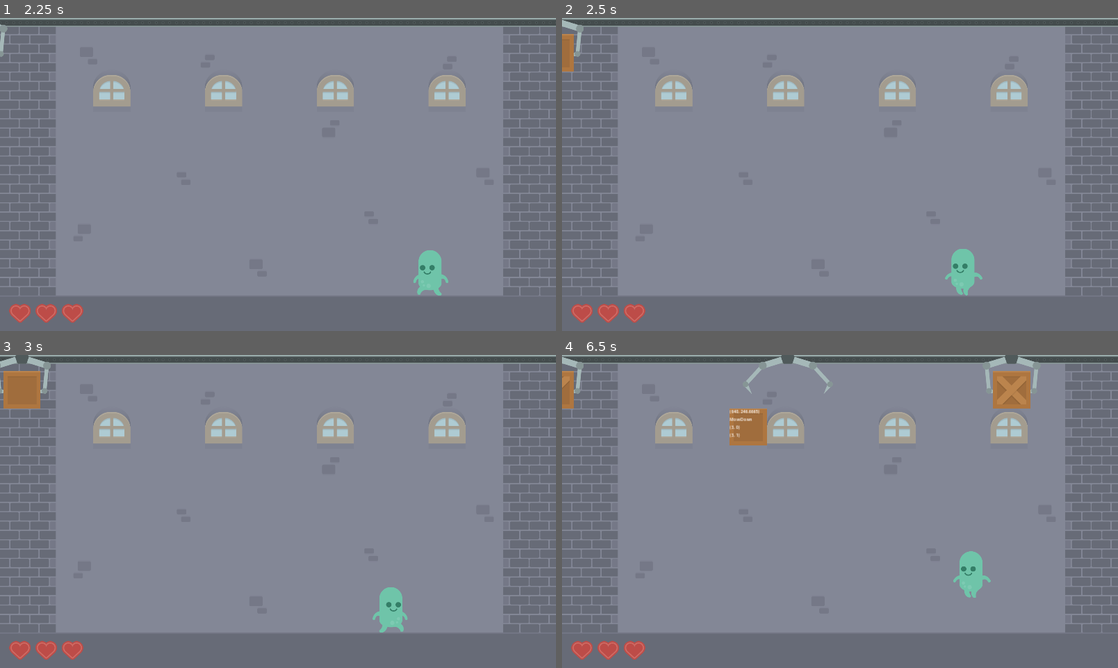
Above: before the commit, frames 1-4 (two rows, left to right).
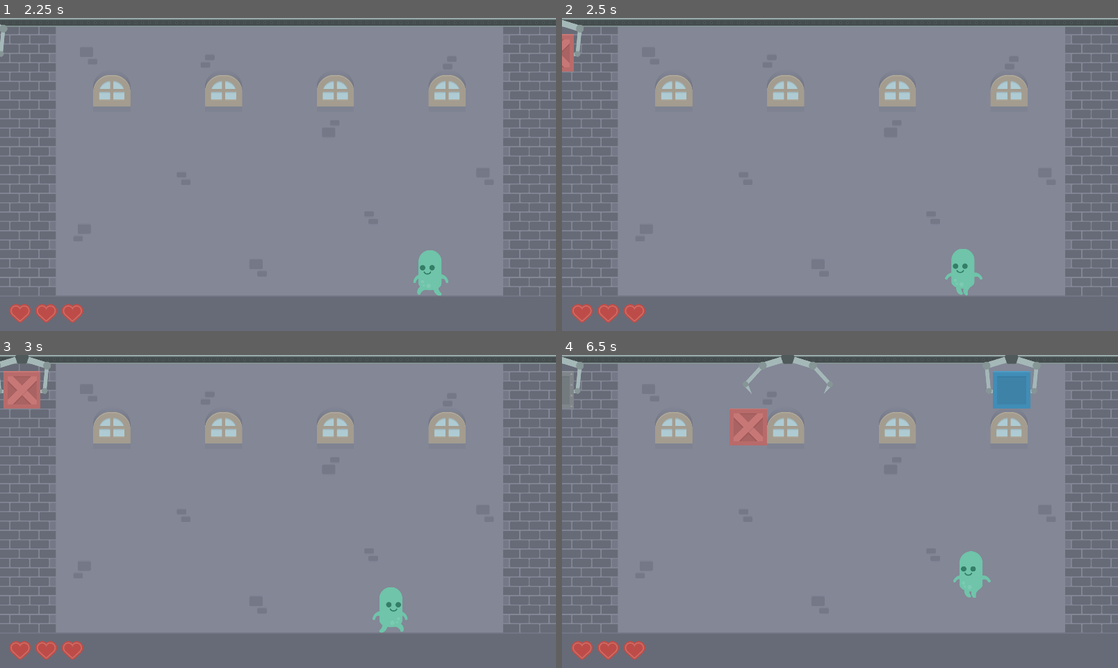
Above: after the commit, the same moments.

Repository: staskozin/stack-attack
Game: Godot game, scene res://scenes/main.tscn
Two runs of this game, one before a commit and one after it. Both use one fixed random seed, a clock stepped at 60 frames per second and the inputs below.
Inputs:
- Up to frame 1 (2.25 s): tap Enter at 0.5 s; hold D (input_right) 0.53-2.03 s; tap W (input_up) at 0.77, 1.52 s; hold A (input_left) from 2.03 s (still down)
- Up to frame 2 (2.5 s): keep holding A (input_left)
- Up to frame 3 (3 s): release A (input_left) at 2.78 s; hold D (input_right) from 2.78 s (still down)
- Up to frame 4 (6.5 s): tap W (input_up) at 3.02, 3.77, 4.52, 6.02 s; release D (input_right) at 4.28 s; hold A (input_left) 4.28-5.03 s; hold D (input_right) 5.03-5.78 s; hold A (input_left) from 5.78 s (still down)

Frame 1 is identical in both runs. In frame 2, 0.3% of the frame differs, in the area x 0-3%, y 5-18%; in frame 3, 0.8%; in frame 4, 1.9%, in the area x 0-85%, y 5-29%.

Commit message:
Ящики теперь разноцветные

Diff:
--- a/scenes/box.tscn
+++ b/scenes/box.tscn
@@ -1,7 +1,7 @@
 [gd_scene load_steps=13 format=3 uid="uid://bblfjdph65yk4"]
 
 [ext_resource type="Script" path="res://scripts/box.gd" id="1_k8qtc"]
-[ext_resource type="Texture2D" uid="uid://dxwa4ppv4o5qt" path="res://assets/box1.png" id="2_pnetw"]
+[ext_resource type="Texture2D" uid="uid://m7q2qhtig51t" path="res://assets/box/brown0.png" id="2_6qm8d"]
 [ext_resource type="Script" path="res://scripts/states/state_machine.gd" id="3_p0ddi"]
 [ext_resource type="Script" path="res://scripts/states/box/idle.gd" id="4_oeou6"]
 [ext_resource type="Script" path="res://scripts/states/box/move_down.gd" id="5_xmb8s"]
@@ -26,7 +26,7 @@
 script = ExtResource("1_k8qtc")
 
 [node name="Texture" type="Sprite2D" parent="."]
-texture = ExtResource("2_pnetw")
+texture = ExtResource("2_6qm8d")
 
 [node name="CollisionShape" type="CollisionShape2D" parent="."]
 shape = SubResource("RectangleShape2D_dehl2")
@@ -53,6 +53,7 @@
 hue_variation_max = 1.0
 
 [node name="DEBUG" type="VBoxContainer" parent="."]
+visible = false
 offset_left = -64.0
 offset_top = -64.0
 offset_right = 64.0
--- a/scenes/crane.tscn
+++ b/scenes/crane.tscn
@@ -3,7 +3,7 @@
 [ext_resource type="Script" path="res://scripts/crane.gd" id="1_3lrpu"]
 [ext_resource type="Texture2D" uid="uid://yf0l8wdv7v72" path="res://assets/crane_top.svg" id="1_7gg8x"]
 [ext_resource type="Texture2D" uid="uid://cwqf5qdcmtbrd" path="res://assets/crane_hand.svg" id="1_870nk"]
-[ext_resource type="Texture2D" uid="uid://dxwa4ppv4o5qt" path="res://assets/box1.png" id="3_rwbcc"]
+[ext_resource type="Texture2D" uid="uid://m7q2qhtig51t" path="res://assets/box/brown0.png" id="4_8sdgp"]
 
 [sub_resource type="Animation" id="Animation_nwkd5"]
 resource_name = "drop"
@@ -70,7 +70,7 @@
 [node name="BoxTexture" type="Sprite2D" parent="."]
 unique_name_in_owner = true
 position = Vector2(0, 120)
-texture = ExtResource("3_rwbcc")
+texture = ExtResource("4_8sdgp")
 
 [node name="CollisionShape" type="CollisionShape2D" parent="."]
 position = Vector2(0, 120)
--- a/scripts/crane.gd
+++ b/scripts/crane.gd
@@ -14,7 +14,8 @@
 	position.x = -121 if to_right else 2041
 	drop_to_column = Field.legal_columns.pick_random()
 	drop_position = Field.get_tile_position(Vector2i(drop_to_column, 0)).x
-	%BoxTexture.texture = ResourceLoader.load("res://assets/box" + str(randi_range(1, 4)) + ".png")
+	var colors = ["brown", "red", "green", "blue", "purple", "metal"]
+	%BoxTexture.texture = ResourceLoader.load("res://assets/box/" + colors.pick_random() + str(randi_range(0, 3)) + ".png")
 
 
 func _physics_process(delta: float) -> void:
Binary file added: assets/box/blue0.png
Not shown, added: assets/box/blue0.png.import
Binary file added: assets/box/blue1.png
Not shown, added: assets/box/blue1.png.import
Binary file added: assets/box/blue2.png
Not shown, added: assets/box/blue2.png.import
Binary file added: assets/box/blue3.png
Not shown, added: assets/box/blue3.png.import
Binary file added: assets/box/brown0.png
Not shown, added: assets/box/brown0.png.import
Binary file added: assets/box/brown1.png
Not shown, added: assets/box/brown1.png.import
(and 39 more such lines)
